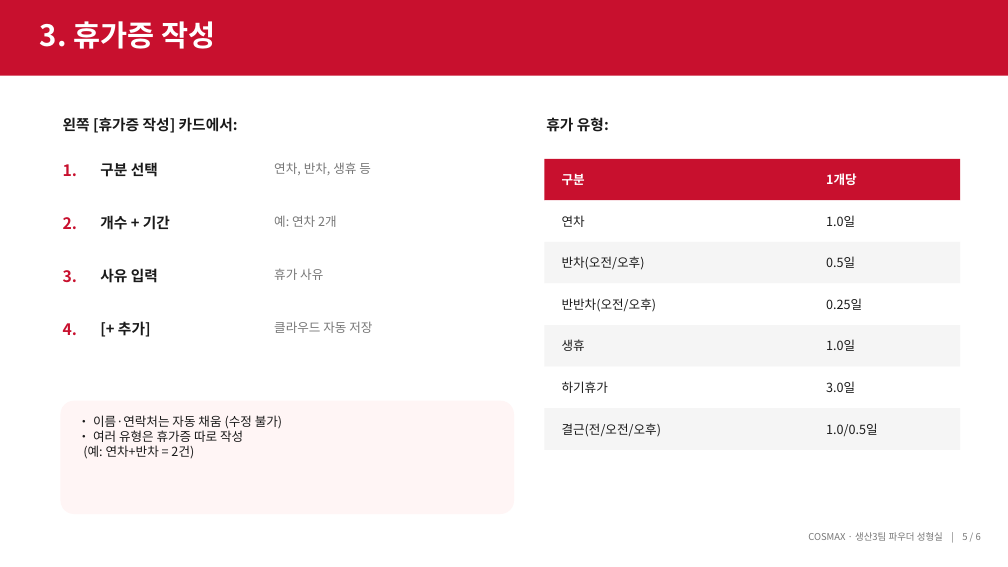
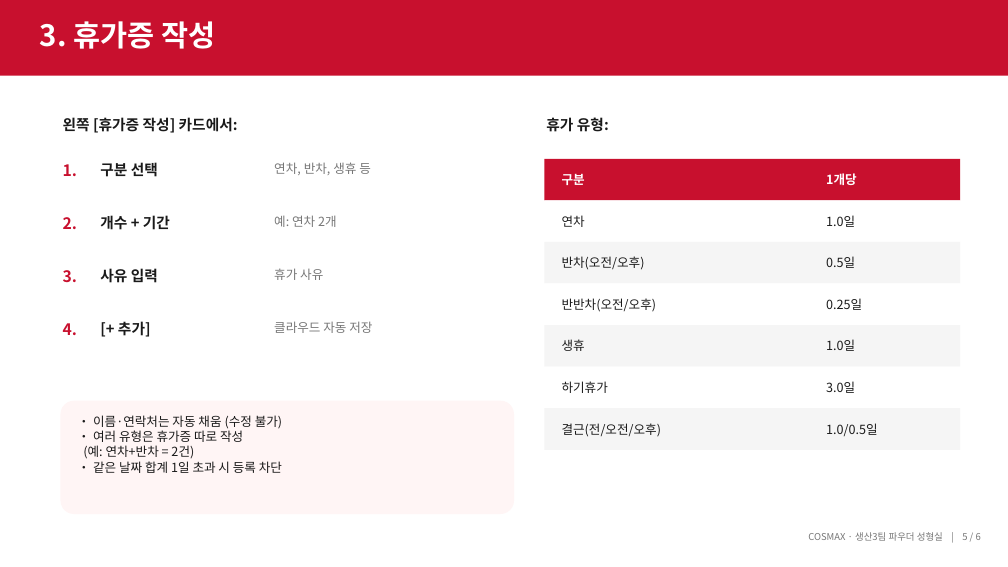
Before and after one commit to djlee-cosmax/Vacation-Permit-Auto-System, a slide deck: slide 5 of docs/휴가증 자동 반영 프로그램 안내 (작업자용).pptx. Drawn at 1008x567 pixels with LibreOffice and Linux fonts; fonts in the diff are those of the drawing. Boxes give left, top, right and bottom in pixels: in the first picture for what was removed or moved away, otherwise in the second. Text is boxed around its words. In the diff, an @@ line names an element or a change of style, - is before the commit and + after.

Commit message:
PPT 갱신: [내 정보]→비번변경 + 중복 차단 안내 + 내 휴가증 바로 표시

```diff
--- a/docs/휴가증 자동 반영 프로그램 안내 (작업자용).pptx
+++ b/docs/휴가증 자동 반영 프로그램 안내 (작업자용).pptx
@@ text at (83, 415, 282, 473): text changed @@
-• 이름·연락처는 자동 채움 (수정 불가)
-• 여러 유형은 휴가증 따로 작성
-(예: 연차+반차 = 2건)
+• 이름·연락처는 자동 채움 (수정 불가)
+• 여러 유형은 휴가증 따로 작성
+(예: 연차+반차 = 2건)
+• 같은 날짜 합계 1일 초과 시 등록 차단
```
Also in this commit, not shown: 2 other slides changed, 1 other file.
